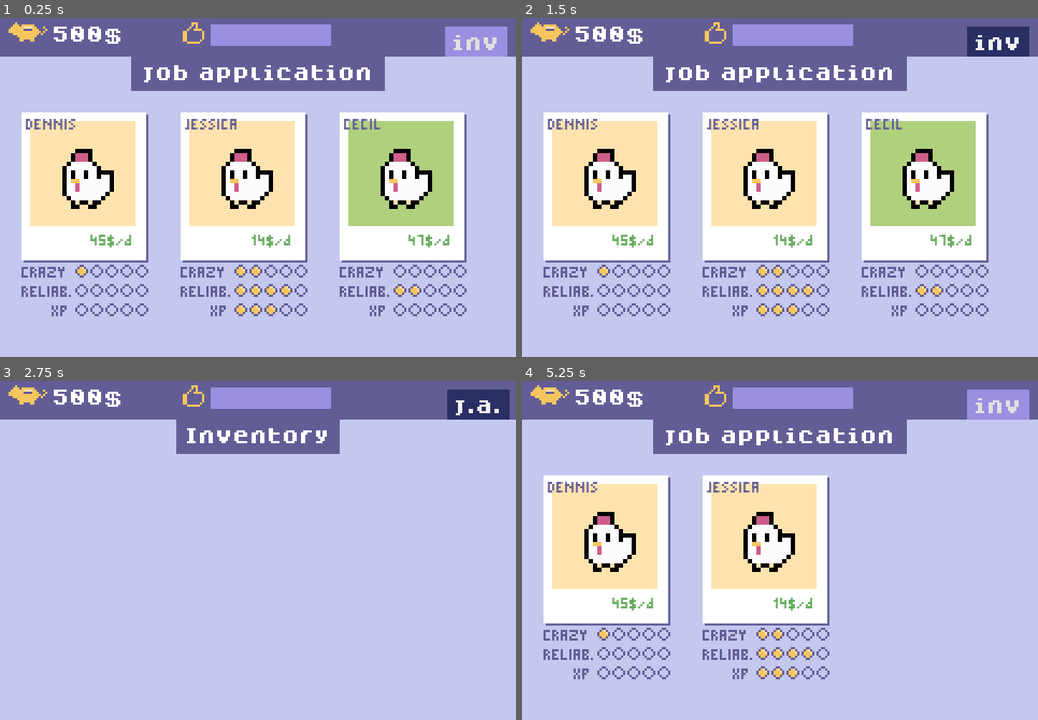
Above: before the commit, frames 1-4 (two rows, left to right).
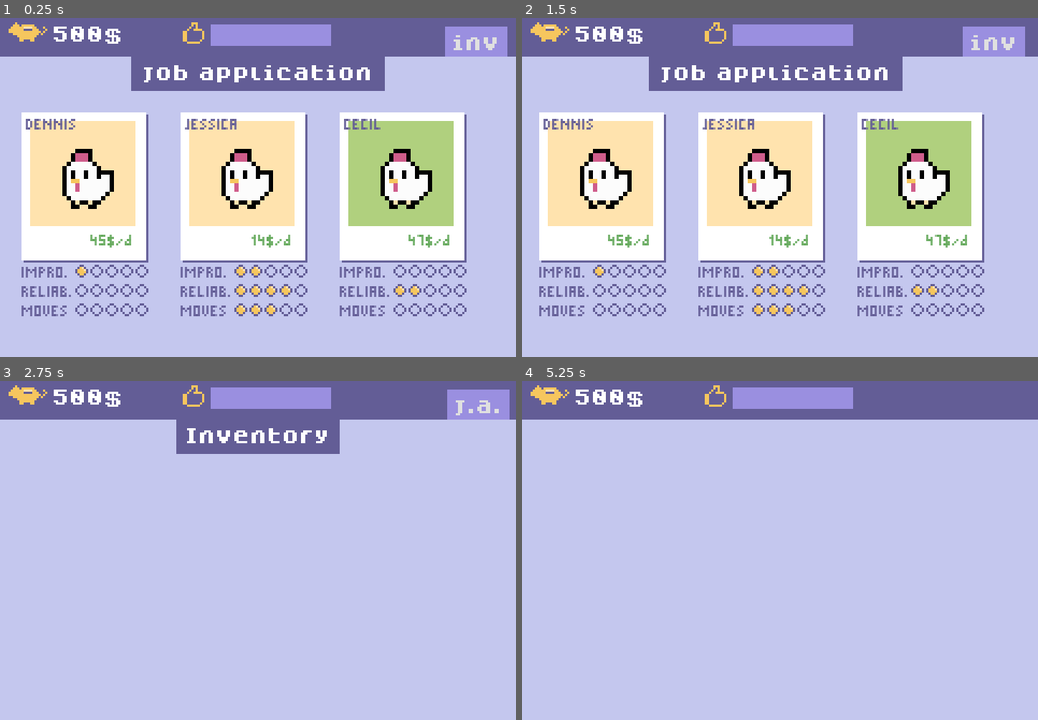
Above: after the commit, the same moments.

Repository: Milchreis/Mascot-Management
Game: Godot game, scene res://scenes/MainScene.tscn
Two runs of this game, one before a commit and one after it. Both use one fixed random seed, a clock stepped at 60 frames per second and the inputs below.
Inputs (mouse positions are in pixels of both pictures, inside the frame that each line leads up to):
- Up to frame 1 (0.25 s): no input
- Up to frame 2 (1.5 s): click "inv" at 0.5 s; click "j.a." at 1.25 s
- Up to frame 3 (2.75 s): click "inv" at 2 s
- Up to frame 4 (5.25 s): click "j.a." at 2.75 s; click "inv" at 3.5 s; click "j.a." at 4.25 s; tap Enter at 5 s; move the mouse to (893, 530) at 5.02 s; click (893, 530) at 5.17 s

The runs differ from the first frame. In frame 1, 0.7% of the frame differs, in the area x 4-75%, y 73-88%; in frame 2, 14%; in frame 3, 0.9%; in frame 4, 30%, in the area x 4-99%, y 2-88%.

Commit message:
slide and hover effects

Diff:
--- a/scenes/MainScene.tscn
+++ b/scenes/MainScene.tscn
@@ -40,14 +40,15 @@
 [node name="Desk" parent="." instance=ExtResource( 1 )]
 script = ExtResource( 4 )
 
-[node name="JobApplication" type="Control" parent="Desk"]
-visible = false
-anchor_right = 1.0
-anchor_bottom = 1.0
-rect_pivot_offset = Vector2( -95, -13 )
+[node name="Areas" type="Node2D" parent="Desk"]
+position = Vector2( -240, 0 )
+
+[node name="JobApplication" type="Control" parent="Desk/Areas"]
+margin_right = 240.0
+margin_bottom = 160.0
 script = ExtResource( 5 )
 
-[node name="Header" type="ColorRect" parent="Desk/JobApplication"]
+[node name="Header" type="ColorRect" parent="Desk/Areas/JobApplication"]
 anchor_left = 0.5
 anchor_right = 0.5
 margin_left = -59.0
@@ -56,7 +57,7 @@
 margin_bottom = 36.0
 color = Color( 0.388235, 0.364706, 0.588235, 1 )
 
-[node name="Label" type="Label" parent="Desk/JobApplication/Header"]
+[node name="Label" type="Label" parent="Desk/Areas/JobApplication/Header"]
 anchor_left = 0.5
 anchor_right = 0.5
 margin_left = -54.0
@@ -67,24 +68,23 @@
 text = "job application"
 align = 1
 
-[node name="Button" type="Button" parent="Desk/JobApplication/Header"]
+[node name="Button" type="Button" parent="Desk/Areas/JobApplication/Header"]
 margin_left = 146.0
 margin_top = -14.0
 margin_right = 175.0
 theme = SubResource( 2 )
 text = "inv"
 
-[node name="PolaroidSelector" type="Node2D" parent="Desk/JobApplication"]
+[node name="PolaroidSelector" type="Node2D" parent="Desk/Areas/JobApplication"]
 position = Vector2( 10, 46 )
 
-[node name="Inventory" type="Control" parent="Desk"]
-visible = false
-anchor_right = 1.0
-anchor_bottom = 1.0
-rect_pivot_offset = Vector2( -95, -13 )
+[node name="Inventory" type="Control" parent="Desk/Areas"]
+margin_left = 240.0
+margin_right = 480.0
+margin_bottom = 160.0
 script = ExtResource( 7 )
 
-[node name="Header" type="ColorRect" parent="Desk/Inventory"]
+[node name="Header" type="ColorRect" parent="Desk/Areas/Inventory"]
 anchor_left = 0.5
 anchor_right = 0.5
 margin_left = -38.0
@@ -93,7 +93,7 @@
 margin_bottom = 36.0
 color = Color( 0.388235, 0.364706, 0.588235, 1 )
 
-[node name="Label" type="Label" parent="Desk/Inventory/Header"]
+[node name="Label" type="Label" parent="Desk/Areas/Inventory/Header"]
 anchor_left = 0.5
 anchor_right = 0.5
 margin_left = -37.0
@@ -104,23 +104,29 @@
 text = "Inventory"
 align = 1
 
-[node name="Button" type="Button" parent="Desk/Inventory/Header"]
+[node name="Button" type="Button" parent="Desk/Areas/Inventory/Header"]
 margin_left = 126.0
 margin_top = -14.0
 margin_right = 155.0
 theme = SubResource( 2 )
 text = "j.a."
 
-[node name="PolaroidList" type="Node2D" parent="Desk/Inventory"]
+[node name="PolaroidList" type="Node2D" parent="Desk/Areas/Inventory"]
 position = Vector2( 10, 46 )
 
-[node name="MascotDetails" type="Control" parent="Desk"]
-anchor_right = 1.0
-anchor_bottom = 1.0
-rect_pivot_offset = Vector2( -95, -13 )
+[node name="MascotDetails" type="Control" parent="Desk/Areas"]
+margin_left = 480.0
+margin_right = 720.0
+margin_bottom = 160.0
 script = ExtResource( 9 )
 
-[node name="Header" type="ColorRect" parent="Desk/MascotDetails"]
+[node name="ColorRect" type="ColorRect" parent="Desk/Areas/MascotDetails"]
+margin_top = 20.0
+margin_right = 78.0
+margin_bottom = 160.0
+color = Color( 0.603922, 0.560784, 0.878431, 1 )
+
+[node name="Header" type="ColorRect" parent="Desk/Areas/MascotDetails"]
 anchor_left = 0.5
 anchor_right = 0.5
 margin_left = -38.0
@@ -132,14 +138,14 @@
 "_edit_lock_": true
 }
 
-[node name="Button" type="Button" parent="Desk/MascotDetails/Header"]
+[node name="Button" type="Button" parent="Desk/Areas/MascotDetails/Header"]
 margin_left = 126.0
 margin_top = -14.0
 margin_right = 155.0
 theme = SubResource( 2 )
 text = "inv"
 
-[node name="Train" type="Button" parent="Desk/MascotDetails"]
+[node name="Train" type="Button" parent="Desk/Areas/MascotDetails"]
 margin_left = 82.0
 margin_top = 27.0
 margin_right = 141.0
@@ -147,7 +153,7 @@
 theme = SubResource( 2 )
 text = "Training"
 
-[node name="Fire" type="Button" parent="Desk/MascotDetails"]
+[node name="Fire" type="Button" parent="Desk/Areas/MascotDetails"]
 margin_left = 146.0
 margin_top = 27.0
 margin_right = 205.0
@@ -156,7 +162,7 @@
 text = "Fire!"
 align = 0
 
-[node name="ClientSatisfaction" type="Control" parent="Desk/MascotDetails"]
+[node name="ClientSatisfaction" type="Control" parent="Desk/Areas/MascotDetails"]
 anchor_left = 0.5
 anchor_right = 0.5
 margin_left = -110.0
@@ -164,7 +170,7 @@
 margin_right = -40.0
 margin_bottom = 145.0
 
-[node name="Background" type="ColorRect" parent="Desk/MascotDetails/ClientSatisfaction"]
+[node name="Background" type="ColorRect" parent="Desk/Areas/MascotDetails/ClientSatisfaction"]
 anchor_left = 0.5
 anchor_right = 0.5
 margin_left = -22.0
@@ -176,12 +182,12 @@
 "_edit_lock_": true
 }
 
-[node name="Sprite" type="Sprite" parent="Desk/MascotDetails/ClientSatisfaction/Background"]
+[node name="Sprite" type="Sprite" parent="Desk/Areas/MascotDetails/ClientSatisfaction/Background"]
 modulate = Color( 0.388235, 0.364706, 0.588235, 1 )
 position = Vector2( -8, 4 )
 texture = ExtResource( 12 )
 
-[node name="Progess" type="TextureProgress" parent="Desk/MascotDetails/ClientSatisfaction/Background"]
+[node name="Progess" type="TextureProgress" parent="Desk/Areas/MascotDetails/ClientSatisfaction/Background"]
 anchor_left = 0.5
 anchor_right = 0.5
 margin_left = -22.0
@@ -193,10 +199,10 @@
 texture_progress = ExtResource( 10 )
 nine_patch_stretch = true
 
-[connection signal="pressed" from="Desk/JobApplication/Header/Button" to="." method="onOpenInventory"]
-[connection signal="select" from="Desk/Inventory" to="." method="onOpenMascotDetails"]
-[connection signal="pressed" from="Desk/Inventory/Header/Button" to="." method="onOpenJobApplication"]
-[connection signal="close" from="Desk/MascotDetails" to="." method="onMascotFire"]
-[connection signal="pressed" from="Desk/MascotDetails/Header/Button" to="." method="onOpenInventory"]
-[connection signal="pressed" from="Desk/MascotDetails/Train" to="Desk/MascotDetails" method="onTraining"]
-[connection signal="pressed" from="Desk/MascotDetails/Fire" to="Desk/MascotDetails" method="onFire"]
+[connection signal="pressed" from="Desk/Areas/JobApplication/Header/Button" to="." method="onOpenInventory"]
+[connection signal="select" from="Desk/Areas/Inventory" to="." method="onOpenMascotDetails"]
+[connection signal="pressed" from="Desk/Areas/Inventory/Header/Button" to="." method="onOpenJobApplication"]
+[connection signal="close" from="Desk/Areas/MascotDetails" to="." method="onMascotFire"]
+[connection signal="pressed" from="Desk/Areas/MascotDetails/Header/Button" to="." method="onBackToInventory"]
+[connection signal="pressed" from="Desk/Areas/MascotDetails/Train" to="Desk/Areas/MascotDetails" method="onTraining"]
+[connection signal="pressed" from="Desk/Areas/MascotDetails/Fire" to="Desk/Areas/MascotDetails" method="onFire"]
--- a/scenes/Polaroid.tscn
+++ b/scenes/Polaroid.tscn
@@ -18,6 +18,14 @@
 __meta__ = {
 "_edit_lock_": true
 }
+
+[node name="hoverBg" type="ColorRect" parent="."]
+visible = false
+margin_left = -3.0
+margin_top = -3.0
+margin_right = 62.0
+margin_bottom = 102.0
+color = Color( 0.603922, 0.560784, 0.878431, 1 )
 
 [node name="bg" type="ColorRect" parent="."]
 margin_left = 1.0
@@ -84,11 +92,38 @@
 }
 
 [node name="Stats" type="Sprite" parent="StatsPanel"]
+visible = false
 position = Vector2( 12, 12 )
 texture = ExtResource( 2 )
 __meta__ = {
 "_edit_lock_": true
 }
+
+[node name="impro" type="Label" parent="StatsPanel"]
+margin_right = 52.0
+margin_bottom = 8.0
+theme = SubResource( 2 )
+custom_colors/font_color = Color( 0.388235, 0.364706, 0.588235, 1 )
+text = "IMPRO."
+clip_text = true
+
+[node name="reliab" type="Label" parent="StatsPanel"]
+margin_top = 9.0
+margin_right = 52.0
+margin_bottom = 17.0
+theme = SubResource( 2 )
+custom_colors/font_color = Color( 0.388235, 0.364706, 0.588235, 1 )
+text = "RELIAB."
+clip_text = true
+
+[node name="moves" type="Label" parent="StatsPanel"]
+margin_top = 18.0
+margin_right = 52.0
+margin_bottom = 26.0
+theme = SubResource( 2 )
+custom_colors/font_color = Color( 0.388235, 0.364706, 0.588235, 1 )
+text = "MOVES"
+clip_text = true
 
 [node name="crazyPosition" type="Node2D" parent="StatsPanel"]
 position = Vector2( 14, 1 )
--- a/scripts/GameModel.gd
+++ b/scripts/GameModel.gd
@@ -38,7 +38,6 @@
 
 func updateEmployees() -> void:
 	for employee in employees:
-		# salary
 		balance -= employee.salaryPerDay
 		employee.updateTraining()
 
--- a/scripts/Inventory.gd
+++ b/scripts/Inventory.gd
@@ -4,6 +4,8 @@
 var Polaroid = preload("res://scenes/Polaroid.tscn")
 
 var model:GameModel
+var isLeft := false
+var isRight := true
 
 func onOpen():
 	visible = true
@@ -20,8 +22,9 @@
 		polaroid.connect("select", self, "onSelect")
 		$PolaroidList.add_child(polaroid)
 
+	isRight = false
+
 func onClose():
-	visible = false
 	for child in $PolaroidList.get_children():
 		child.disconnect("select", self, "onSelect")
 		child.queue_free()
--- a/scripts/JobApplication.gd
+++ b/scripts/JobApplication.gd
@@ -5,6 +5,8 @@
 
 var model:GameModel
 var applications:Array = []
+var isLeft := false
+var isRight := true
 
 func onOpen():
 	visible = true
@@ -15,10 +17,13 @@
 		polaroid.connect("select", self, "onHire")
 		$PolaroidSelector.add_child(polaroid)
 
+	isLeft = false
+
 func onClose():
-	visible = false
 	for polaroid in $PolaroidSelector.get_children():
 		polaroid.disconnect("select", self, "onHire")
+
+	isLeft = true
 
 func createPool(size=3) -> void:
 	for i in range(0, size):
--- a/scripts/MainScene.gd
+++ b/scripts/MainScene.gd
@@ -7,30 +7,53 @@
 	add_child(model)
 
 	$Desk.model = model
-	$Desk/JobApplication.model = model
-	$Desk/Inventory.model = model
-	$Desk/MascotDetails.model = model
+	$Desk/Areas/JobApplication.model = model
+	$Desk/Areas/Inventory.model = model
+	$Desk/Areas/MascotDetails.model = model
 
-	$Desk/JobApplication.createPool(3)
+	$Desk/Areas/JobApplication.createPool(3)
 	onOpenJobApplication()
 
 func _process(_delta):
 	pass
 
 func onOpenInventory():
-	$Desk/JobApplication.onClose()
-	$Desk/MascotDetails.onClose()
-	$Desk/Inventory.onOpen()
+	slideRight()
+	$Desk/Areas/JobApplication.onClose()
+	$Desk/Areas/MascotDetails.onClose()
+	$Desk/Areas/Inventory.onOpen()
 
 func onOpenJobApplication():
-	$Desk/Inventory.onClose()
-	$Desk/MascotDetails.onClose()
-	$Desk/JobApplication.onOpen()
+	slideLeft()
+	$Desk/Areas/Inventory.onClose()
+	$Desk/Areas/MascotDetails.onClose()
+	$Desk/Areas/JobApplication.onOpen()
 
 func onOpenMascotDetails(mascot:Mascot):
-	$Desk/Inventory.onClose()
-	$Desk/JobApplication.onClose()
-	$Desk/MascotDetails.onOpen(mascot)
+	slideRight()
+	$Desk/Areas/Inventory.onClose()
+	$Desk/Areas/JobApplication.onClose()
+	$Desk/Areas/MascotDetails.onOpen(mascot)
+
+func onBackToInventory():
+	slideLeft()
+	$Desk/Areas/JobApplication.onClose()
+	$Desk/Areas/MascotDetails.onClose()
+	$Desk/Areas/Inventory.onOpen()
 
 func onMascotFire():
-	onOpenInventory()
+	onBackToInventory()
+
+func slideLeft():
+	var panels = $Desk/Areas
+	var tween := create_tween() \
+		.set_trans(Tween.TRANS_QUINT) \
+		.set_ease(Tween.EASE_OUT) \
+		.tween_property(panels, "position", Vector2(panels.position.x + 240, 0), 0.3)
+
+func slideRight():
+	var panels = $Desk/Areas
+	var tween := create_tween() \
+		.set_trans(Tween.TRANS_QUINT) \
+		.set_ease(Tween.EASE_OUT) \
+		.tween_property(panels, "position", Vector2(panels.position.x - 240, 0), 0.3)
--- a/scripts/Mascot.gd
+++ b/scripts/Mascot.gd
@@ -20,7 +20,7 @@
 export var spriteImage:String = sprites[randi() % sprites.size()]
 export var bgColor:String = bg_colors[randi() % bg_colors.size()]
 
-var client_satisfaction:float = 0.30
+var client_satisfaction:float = 0.80
 var jobs:int = 0
 
 var in_training := false
--- a/scripts/MascotDetails.gd
+++ b/scripts/MascotDetails.gd
@@ -16,6 +16,7 @@
 	employee = mascot
 	polaroid = Polaroid.instance()
 	polaroid.mascot = mascot
+	polaroid.showHover = false
 	polaroid.rect_position = Vector2(10, 27)
 	add_child(polaroid)
 
--- a/scripts/Polaroid.gd
+++ b/scripts/Polaroid.gd
@@ -4,6 +4,7 @@
 
 export(bool) var showStats = true
 export(bool) var showName = true
+export(bool) var showHover = true
 export(int) var salaryPerDay = 10
 
 var mascot:Mascot
@@ -24,6 +25,8 @@
 func _process(_delta):
 	$StatsPanel.visible = showStats
 	$name.visible = showName
+
+	if showHover: $hoverBg.visible = get_global_rect().has_point(get_global_mouse_position())
 
 	if showStats:
 		setStats($StatsPanel/crazyPosition, mascot.crazy)
